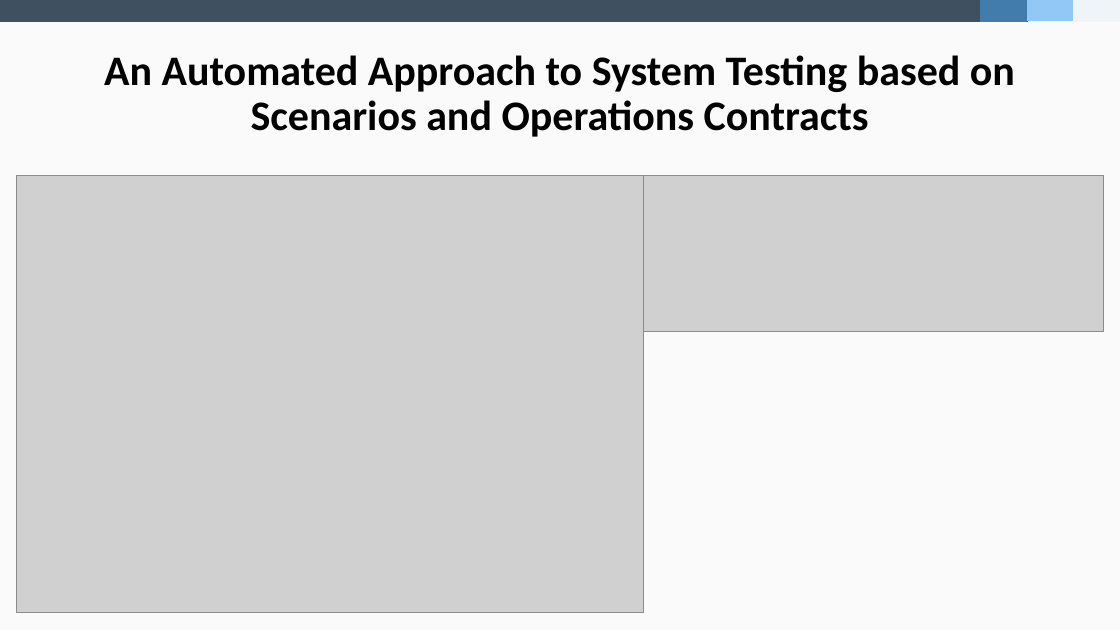
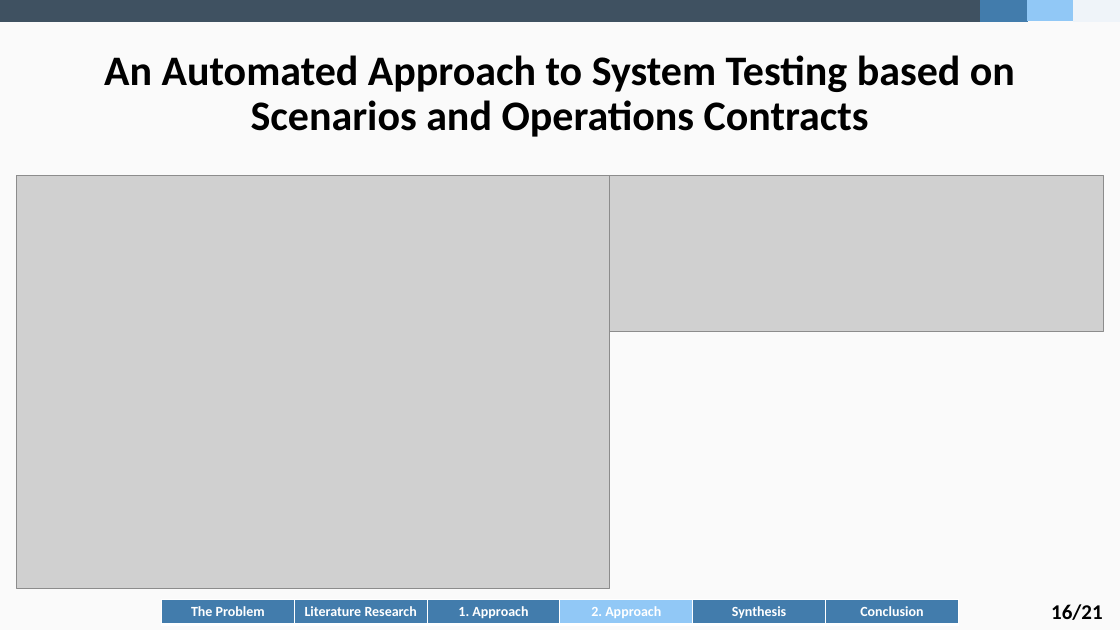
Before and after one commit to fidsusj/SWE-Seminar, a slide deck: slide 18 of doc/Final Presentation F. Hausberger.pptx (slide 17 before the commit). Drawn at 1120x630 pixels with LibreOffice and Linux fonts; fonts in the diff are those of the drawing; grey boxes stand for pictures. Boxes give left, top, right and bottom in pixels: in the first picture for what was removed or moved away, otherwise in the second. Text is boxed around its words. In the diff, an @@ line names an element or a change of style, - is before the commit and + after.

```diff
--- a/doc/Final Presentation F. Hausberger.pptx
+++ b/doc/Final Presentation F. Hausberger.pptx
@@ picture: place and size @@
-picture at <box>16,175,644,613</box>
+picture at <box>16,175,609,588</box>
@@ table added at <box>161,599,958,624</box>, 1 rows, 6 columns @@
+The Problem | Literature Research | 1. Approach | 2. Approach | Synthesis | Conclusion
@@ text added at <box>1051,604,1103,620</box>, 18 pt, text #000000, bold @@
+16/21
```
Also in this commit, not shown: 22 other slides changed, 1 slide added.
